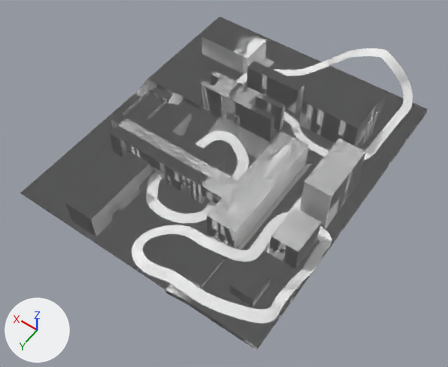
One commit to the Blender file CETI FTB/Assets/Solo/MapaCeti.blend: the scene before it, then after it.
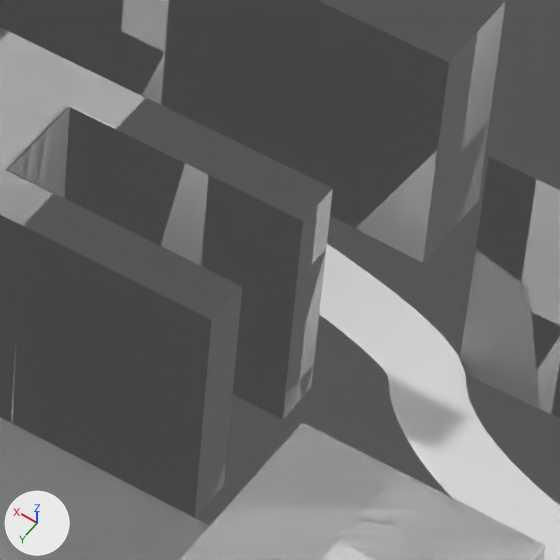
There are two pictures of each version: one whole from a camera (50 mm lens) standing at (-32.5, 34.7, 53.1) and looking at (-7.7, 0.1, -1.3), one close up on the part from 55% to 69% of the width and 23% to 40% of the height. The lights are fixed; the arrows at lower left show +X, +Y and +Z.

In view in the first close-up: 'Mapa', 'Pista.010', 'Pista.011'.
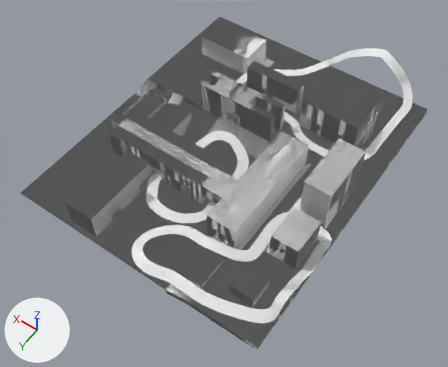
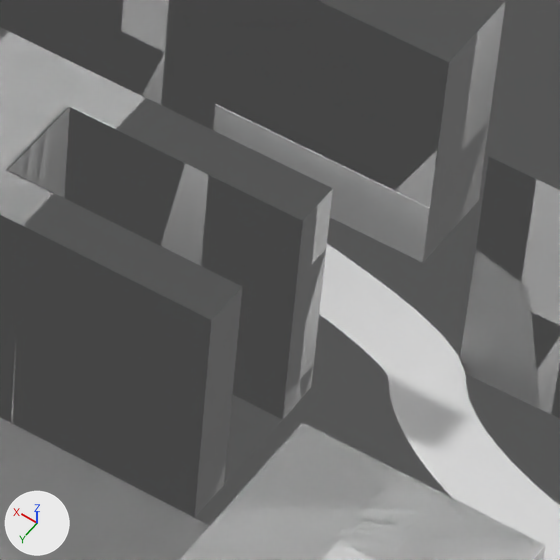
Where the change shows, as pixel boxes (x1, y1, x2, y2) in the close-ups (560 x 560 px):
```json
{"object": "Edificio-G", "change": "added", "after": [213, 104, 430, 262]}
```

Edits to the scene script, one JSON object a line:
```json
{"op": "add", "block": "me_edificio_g", "code": ["me_edificio_g = bpy.data.meshes.new('Edificio-G')", "me_edificio_g.from_pydata([(-1.65, -0.5, 0.0), (1.65, -0.5, 0.0), (-1.65, 0.5, 0.0), (1.65, 0.5, 0.0), (-1.65, -0.5, -0.01), (1.65, -0.5, -0.01), (-1.65, 0.5, -0.01), (1.65, 0.5, -0.01)], [], [(0, 1, 3, 2), (6, 7, 5, 4), (0, 2, 6, 4), (1, 0, 4, 5), (3, 1, 5, 7), (2, 3, 7, 6)])", "me_edificio_g.materials.append(mat_default)  # white #e7e7e7"]}
{"op": "add", "block": "ob_edificio_g", "code": ["ob_edificio_g = bpy.data.objects.new('Edificio-G', me_edificio_g)", "ob_edificio_g.location = (-7.69, -12.07, 1.16)", "ob_edificio_g.rotation_euler = (1.571, 0.0, 0.0)  # degrees (90, 0, 0)"]}
```
